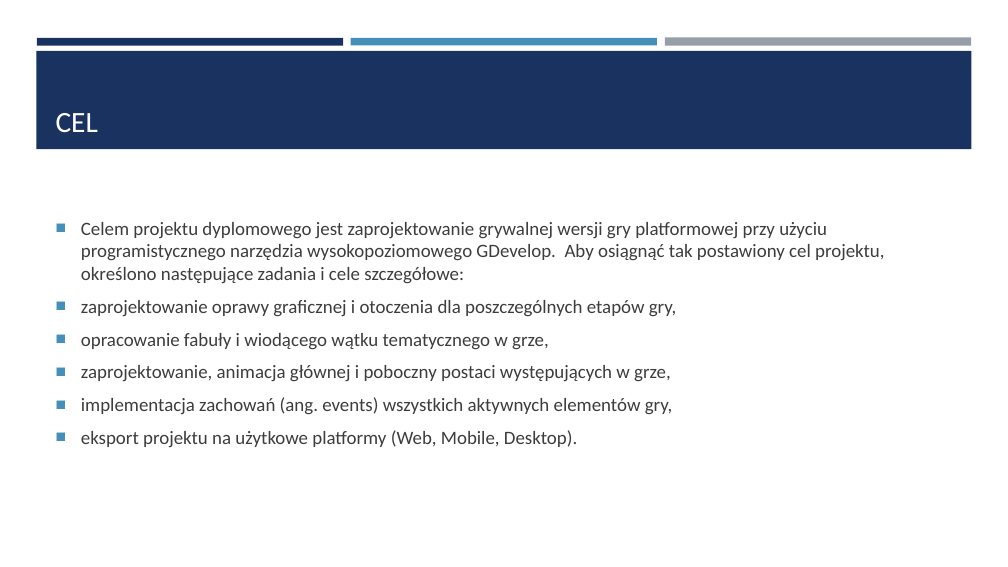
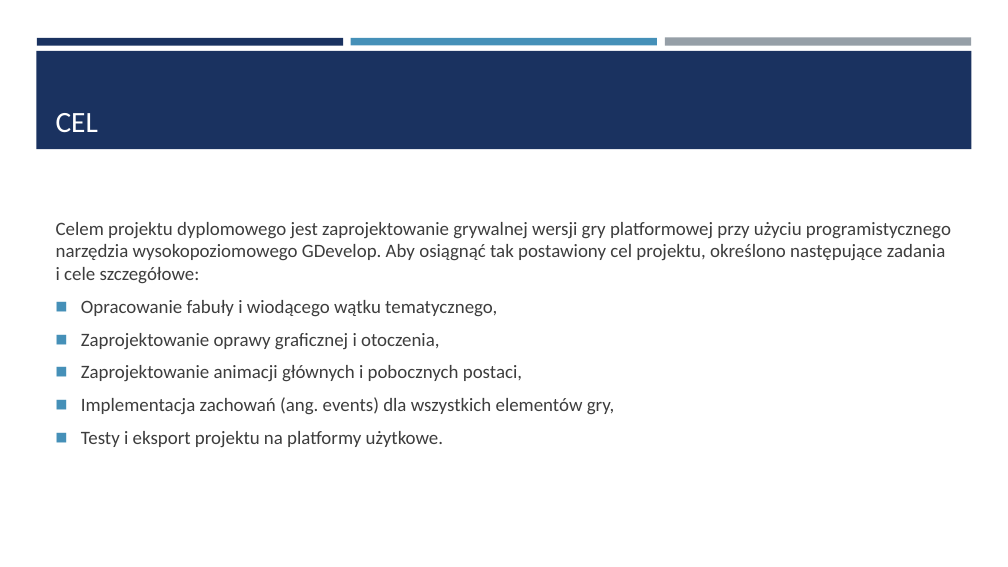
Before and after one commit to kwiat323/Praca_Inzynierska, a slide deck: slide 3 of Prezentacja/Prezentacja pracy dyplomowej.pptx (slide 2 before the commit). Drawn at 1008x567 pixels with LibreOffice and Linux fonts; fonts in the diff are those of the drawing. Boxes give left, top, right and bottom in pixels: in the first picture for what was removed or moved away, otherwise in the second. Text is boxed around its words. In the diff, an @@ line names an element or a change of style, - is before the commit and + after.

```diff
--- a/Prezentacja/Prezentacja pracy dyplomowej.pptx
+++ b/Prezentacja/Prezentacja pracy dyplomowej.pptx
@@ text at bbox=[56, 222, 951, 284]: bullet ■ to none; less space between paragraphs @@
@@ text at bbox=[81, 300, 614, 448]: text changed @@
-■ zaprojektowanie oprawy graficznej i otoczenia dla poszczególnych etapów gry,
-■ opracowanie fabuły i wiodącego wątku tematycznego w grze,
-■ zaprojektowanie, animacja głównej i poboczny postaci występujących w grze,
-■ implementacja zachowań (ang. events) wszystkich aktywnych elementów gry,
-■ eksport projektu na użytkowe platformy (Web, Mobile, Desktop).
+◼ Opracowanie fabuły i wiodącego wątku tematycznego,
+◼ Zaprojektowanie oprawy graficznej i otoczenia,
+◼ Zaprojektowanie animacji głównych i pobocznych postaci,
+◼ Implementacja zachowań (ang. events) dla wszystkich elementów gry,
+◼ Testy i eksport projektu na platformy użytkowe.
```
Also in this commit, not shown: 4 other slides changed, 9 slides added, 2 slides removed, 1 other file.
